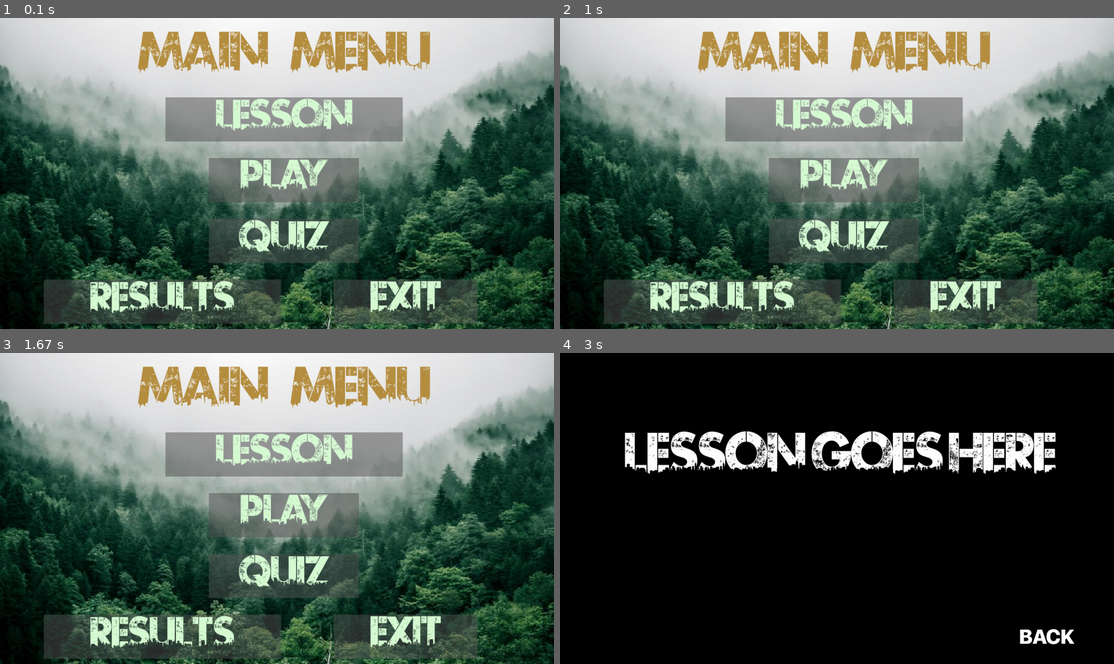
Above: before the commit, frames 1-4 (two rows, left to right).
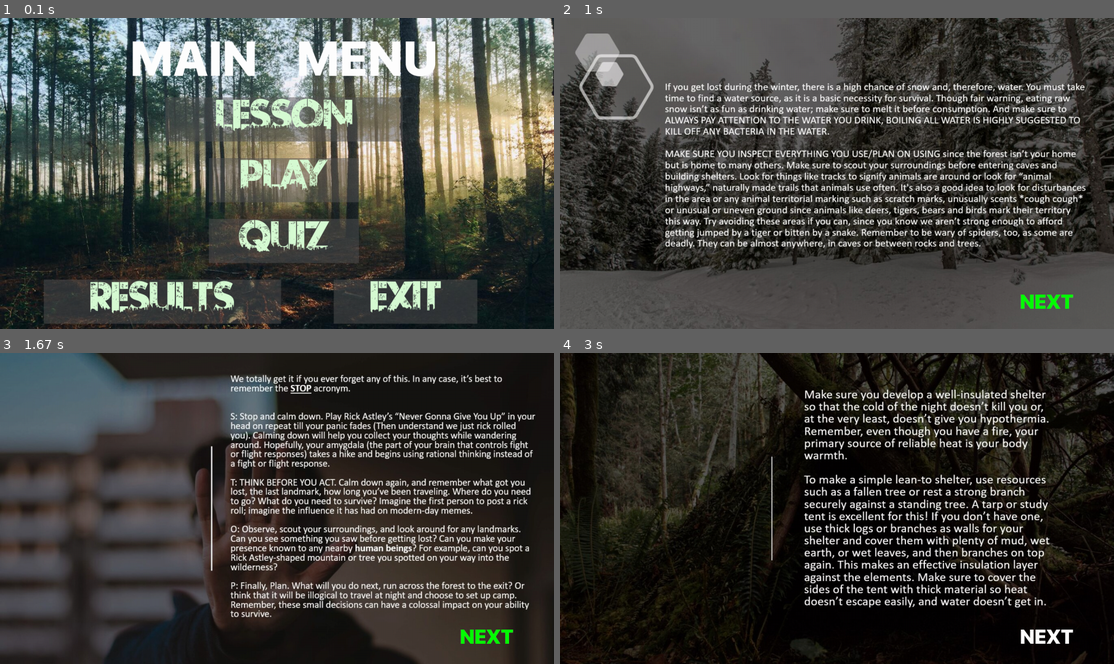
Above: after the commit, the same moments.

Repository: owopi/PyGameProject
Game: pygame game, started from main.py
The game is run twice, just before and just after one commit, with the same random seed, the same clock (stepped at 60 frames per second) and the same inputs.
Inputs (mouse positions are in pixels of both pictures, inside the frame that each line leads up to):
- Up to frame 1 (0.1 s): no input
- Up to frame 2 (1 s): click "Lesson" at 0.38 s; click (1047, 301) at 0.72 s, where only the run after the commit has a clickable "NEXT"
- Up to frame 3 (1.67 s): click (487, 636) at 1.05 s, where only the run after the commit has a clickable "NEXT"; click (487, 636) at 1.38 s, where only the run after the commit has a clickable "NEXT"
- Up to frame 4 (3 s): click (1047, 636) at 1.72 s, where only the run after the commit has a clickable "NEXT"; click (1047, 636) at 2.05 s, where only the run after the commit has a clickable "MAIN MENU"; click (820, 455) at 2.55 s

The runs differ from the first frame. In frame 1, 73% of the frame differs, in the area x 0-100%, y 0-100%; in frame 2, 91%; in frame 3, 94%; in frame 4, 40%.

Commit message:
everything except play

Diff:
--- a/main.py
+++ b/main.py
@@ -24,12 +24,22 @@
 screen = pygame.display.set_mode(res)
 
 # background
-bg_img = pygame.image.load("bg.jpg")
+bg_img = pygame.image.load("abc.jpg")
 bg_img = pygame.transform.scale(bg_img,(1366,768))
 bg2 = pygame.image.load("bg2.jpg")
 bg2 = pygame.transform.scale(bg2,(1366,768))
 death = pygame.image.load("death.jpg")
 death = pygame.transform.scale(death,(1366,768))
+slide1 = pygame.image.load("Slide1.jpg")
+slide1 = pygame.transform.scale(slide1,(1366,768))
+slide2 = pygame.image.load("Slide2.jpg")
+slide2 = pygame.transform.scale(slide2,(1366,768))
+slide3 = pygame.image.load("Slide3.jpg")
+slide3 = pygame.transform.scale(slide3,(1366,768))
+slide4 = pygame.image.load("Slide4.jpg")
+slide4 = pygame.transform.scale(slide4,(1366,768))
+slide5 = pygame.image.load("Slide5.jpg")
+slide5 = pygame.transform.scale(slide5,(1366,768))
 
 # define the RGB value for white,
 # green, yellow, orange colour
@@ -48,6 +58,7 @@
 button_font = pygame.font.Font(debug_font, 80)
 death_font = pygame.font.Font(conflict_font, 80)
 ui_font = pygame.font.Font(sf_display, 80)
+title_font = pygame.font.Font(sf_display, 120)
 hehe_font = pygame.font.Font(sf_display, 20)
 
 
@@ -87,14 +98,6 @@
 		else:
 			button.text = button.font.render(button.text_input, True, button.base_color)
 
-"""# stores the width of the
-# screen into a variable
-width = screen.get_width()
-
-# stores the height of the
-# screen into a variable
-height = screen.get_height()"""
-
 
 def main_menu():
     while True:
@@ -102,7 +105,7 @@
 
         MENU_MOUSE_POS = pygame.mouse.get_pos()
 
-        MENU_TEXT = menu_font.render("MAIN    MENU", True, "#b68f40")
+        MENU_TEXT = title_font.render("MAIN    MENU", True, "#ffffff")
         MENU_RECT = MENU_TEXT.get_rect(center=(700, 100))
 
         LESSON_BUTTON = Button(image=pygame.image.load("Large_Rect.png"), pos=(700, 250), text_input="Lesson", font=small_menu_font, base_color="#d7fcd4", hovering_color="White")
@@ -123,7 +126,7 @@
                 sys.exit()
             if event.type == pygame.MOUSEBUTTONDOWN:
                 if LESSON_BUTTON.checkForInput(MENU_MOUSE_POS):
-                    lesson()
+                    lesson1()
                 if PLAY_BUTTON.checkForInput(MENU_MOUSE_POS):
                     play()
                 if QUIZ_BUTTON.checkForInput(MENU_MOUSE_POS):
@@ -138,33 +141,103 @@
 
 
 
-def lesson():
-    #call(["python", "test_video.py"])
-    while True:
-        MOUSE_POS = pygame.mouse.get_pos()
-
-        screen.fill("black")
-
-        TEXT = menu_font.render('Lesson Goes Here', True, white)
-        RECT = TEXT.get_rect(center=(690, 260))
-        screen.blit(TEXT, RECT)
-        BACK = Button(image=None, pos=(1200, 700), text_input="BACK", font=back_button_font, base_color="White", hovering_color="Green")
-
-        BACK.changeColor(MOUSE_POS)
-        BACK.update(screen)
-
-        for event in pygame.event.get():
-            if event.type == pygame.QUIT:
-              pygame.quit()
-              sys.exit()
-            if event.type == pygame.MOUSEBUTTONDOWN:
-              if BACK.checkForInput(MOUSE_POS):
+def lesson1():
+    while True:
+        screen.blit(slide1, (0, 0))
+        MOUSE_POS = pygame.mouse.get_pos()
+
+        NEXT = Button(image=None, pos=(1200, 700), text_input="NEXT", font=back_button_font, base_color="White", hovering_color="Green")
+
+        NEXT.changeColor(MOUSE_POS)
+        NEXT.update(screen)
+
+        for event in pygame.event.get():
+            if event.type == pygame.QUIT:
+              pygame.quit()
+              sys.exit()
+            if event.type == pygame.MOUSEBUTTONDOWN:
+              if NEXT.checkForInput(MOUSE_POS):
+                lesson2()
+        pygame.display.update()
+
+def lesson2():
+    while True:
+        screen.blit(slide2, (0, 0))
+        MOUSE_POS = pygame.mouse.get_pos()
+
+        NEXT = Button(image=None, pos=(1200, 700), text_input="NEXT", font=back_button_font, base_color="White", hovering_color="Green")
+
+        NEXT.changeColor(MOUSE_POS)
+        NEXT.update(screen)
+
+        for event in pygame.event.get():
+            if event.type == pygame.QUIT:
+              pygame.quit()
+              sys.exit()
+            if event.type == pygame.MOUSEBUTTONDOWN:
+              if NEXT.checkForInput(MOUSE_POS):
+                lesson3()
+        pygame.display.update()
+
+def lesson3():
+    while True:
+        screen.blit(slide3, (0, 0))
+        MOUSE_POS = pygame.mouse.get_pos()
+
+        NEXT = Button(image=None, pos=(1200, 700), text_input="NEXT", font=back_button_font, base_color="White", hovering_color="Green")
+
+        NEXT.changeColor(MOUSE_POS)
+        NEXT.update(screen)
+
+        for event in pygame.event.get():
+            if event.type == pygame.QUIT:
+              pygame.quit()
+              sys.exit()
+            if event.type == pygame.MOUSEBUTTONDOWN:
+              if NEXT.checkForInput(MOUSE_POS):
+                lesson4()
+        pygame.display.update()
+
+def lesson4():
+    while True:
+        screen.blit(slide4, (0, 0))
+        MOUSE_POS = pygame.mouse.get_pos()
+
+        NEXT = Button(image=None, pos=(1200, 700), text_input="NEXT", font=back_button_font, base_color="White", hovering_color="Green")
+
+        NEXT.changeColor(MOUSE_POS)
+        NEXT.update(screen)
+
+        for event in pygame.event.get():
+            if event.type == pygame.QUIT:
+              pygame.quit()
+              sys.exit()
+            if event.type == pygame.MOUSEBUTTONDOWN:
+              if NEXT.checkForInput(MOUSE_POS):
+                lesson5()
+        pygame.display.update()
+
+def lesson5():
+    while True:
+        screen.blit(slide5, (0, 0))
+        MOUSE_POS = pygame.mouse.get_pos()
+
+        MENU = Button(image=None, pos=(1200, 700), text_input="MAIN MENU", font=back_button_font, base_color="White", hovering_color="Green")
+
+        MENU.changeColor(MOUSE_POS)
+        MENU.update(screen)
+
+        for event in pygame.event.get():
+            if event.type == pygame.QUIT:
+              pygame.quit()
+              sys.exit()
+            if event.type == pygame.MOUSEBUTTONDOWN:
+              if MENU.checkForInput(MOUSE_POS):
                 main_menu()
-
         pygame.display.update()
 
 def play():
-    #call(["python", "lore_video.py"])
+    call(["python", "lore_video.py"])
     while True:
         screen.blit(bg2, (0,0))
         MOUSE_POS = pygame.mouse.get_pos()
@@ -277,9 +350,6 @@
         pygame.display.update()
 
 
-
-
-
 def quiz():
     #call(["python", "test_video.py"])
     while True:
@@ -287,14 +357,14 @@
 
         screen.fill("black")
 
-        TEXT = menu_font.render('Ready to Bgein?', True, white)
+        TEXT = menu_font.render('READY    TO    BEGIN?', True, white)
         RECT = TEXT.get_rect(center=(690, 260))
         screen.blit(TEXT, RECT)
-        BACK = Button(image=None, pos=(500, 500), text_input="BACK", font=back_button_font, base_color="red", hovering_color="white")
+        MENU = Button(image=None, pos=(500, 500), text_input="MAIN MENU", font=back_button_font, base_color="red", hovering_color="white")
         READY = Button(image=None, pos=(900, 500), text_input="READY", font=back_button_font, base_color="White", hovering_color="Green")
 
-        BACK.changeColor(MOUSE_POS)
-        BACK.update(screen)
+        MENU.changeColor(MOUSE_POS)
+        MENU.update(screen)
         READY.changeColor(MOUSE_POS)
         READY.update(screen)
 
@@ -303,7 +373,7 @@
               pygame.quit()
               sys.exit()
             if event.type == pygame.MOUSEBUTTONDOWN:
-              if BACK.checkForInput(MOUSE_POS):
+              if MENU.checkForInput(MOUSE_POS):
                 main_menu()
               if READY.checkForInput(MOUSE_POS):
                 question1()
Binary file changed: Slide1.jpg
Binary file changed: Slide2.jpg
Binary file changed: Slide3.jpg
Binary file changed: Slide4.jpg
Binary file changed: Slide5.jpg
Binary file added: abc.jpg
